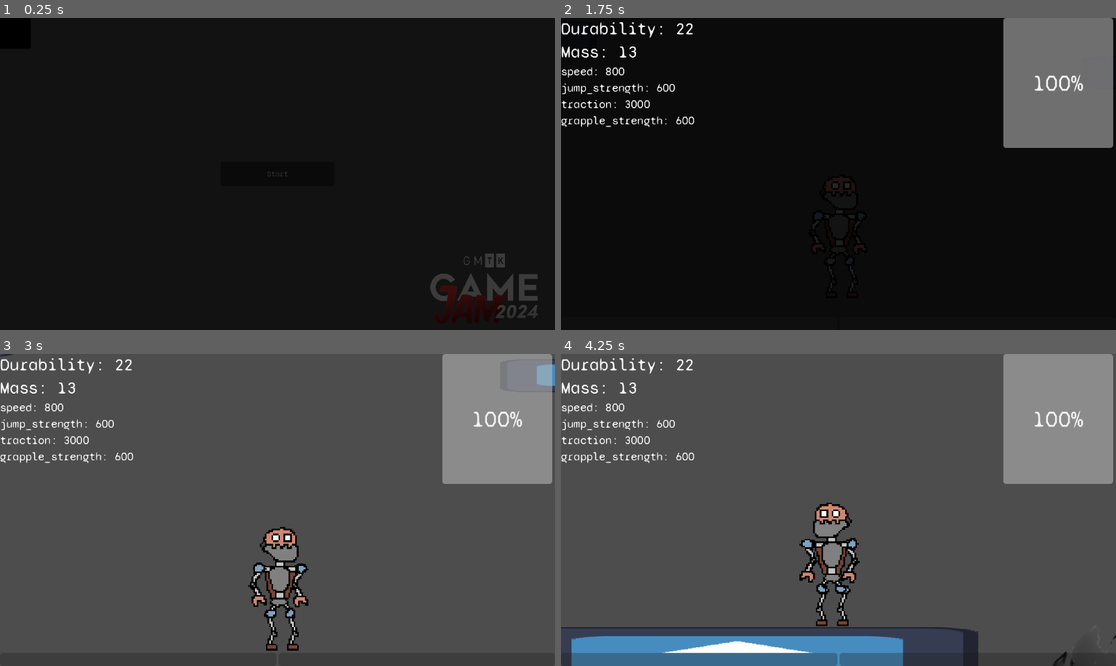
Above: before the commit, frames 1-4 (two rows, left to right).
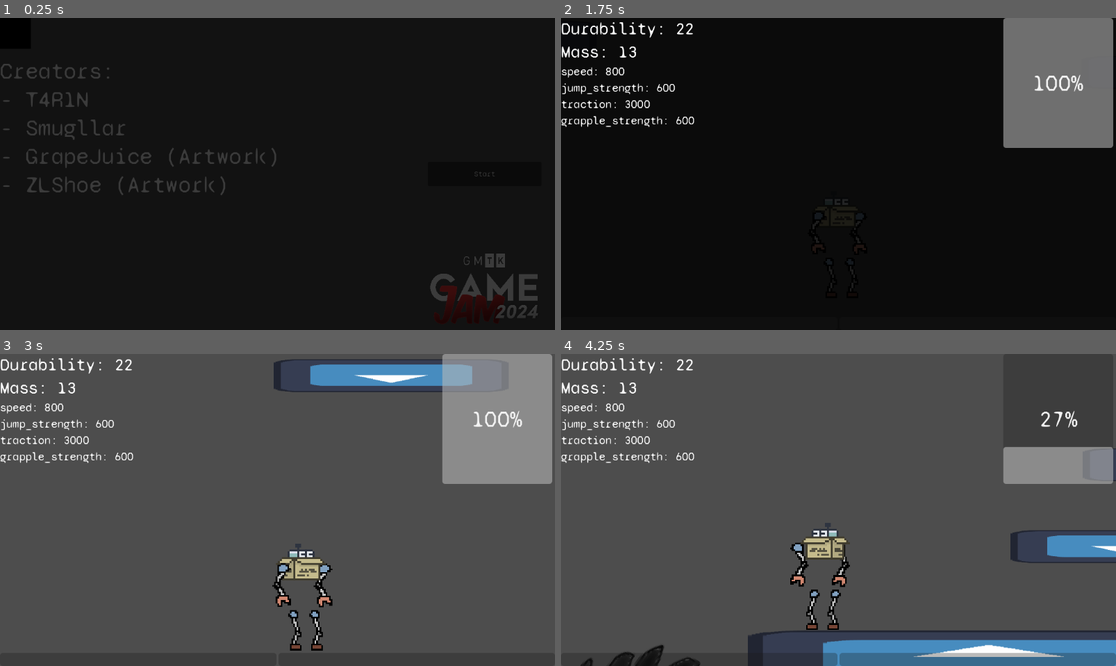
Above: after the commit, the same moments.

Repository: T4R1N/BuiltToScale
Game: Godot game, scene res://Scenes/Main.tscn
The game is run twice, just before and just after one commit, with the same random seed, the same clock (stepped at 60 frames per second) and the same inputs. The engine's default icon, where the game draws it, is replaced by a stand-in: a white triangle on a blue panel in a dark square. Video files are missing from this copy of the repository; at most half a second of black plays in their place.
Inputs:
- Up to frame 1 (0.25 s): no input
- Up to frame 2 (1.75 s): click "Start" at 0.5 s; click "Start" at 1.25 s
- Up to frame 3 (3 s): hold Space (Jump) 2.03-2.78 s; hold D (Right) from 2.03 s (still down); tap Space (Jump) at 2.85 s
- Up to frame 4 (4.25 s): tap Space (Jump) at 3.02, 3.32 s; release D (Right) at 3.53 s; hold A (Left) from 3.53 s (still down); hold Space (Jump) from 3.53 s (still down)

The runs differ from the first frame. In frame 1, 1.6% of the frame differs, in the area x 0-89%, y 14-57%; in frame 2, 0.1%; in frame 3, 5.3%; in frame 4, 18%, in the area x 0-100%, y 0-100%.

Commit message:
Prep for inventory database

Diff:
--- a/Assets/MainGUI.tres
+++ b/Assets/MainGUI.tres
@@ -7,3 +7,5 @@
 Label/font_sizes/font_size = 36
 Label/fonts/font = ExtResource("1_dwnli")
 ProgressBar/fonts/font = ExtResource("1_dwnli")
+RichTextLabel/font_sizes/normal_font_size = 48
+RichTextLabel/fonts/normal_font = ExtResource("1_dwnli")
--- /dev/null
+++ b/Inventory/InventoryDatabase.gd
@@ -0,0 +1,3 @@
+extends Node
+
+@export var inv: Array[AbstractRobotPiece]
--- /dev/null
+++ b/Inventory/InventoryDatabase.tscn
@@ -0,0 +1,6 @@
+[gd_scene load_steps=2 format=3 uid="uid://bmooe1628vo1y"]
+
+[ext_resource type="Script" path="res://Inventory/InventoryDatabase.gd" id="1_kpvxv"]
+
+[node name="InventoryDatabase" type="Node"]
+script = ExtResource("1_kpvxv")
--- /dev/null
+++ b/Inventory/Item.gd
@@ -0,0 +1,12 @@
+extends CharacterBody2D
+
+@export var item: AbstractRobotPiece # Will be set when randomly generated
+
+var gravity = 1600
+
+func _ready():
+	$Sprite2D.texture = item.texture
+
+func _physics_process(delta):
+	if !is_on_floor():
+		velocity.y += gravity * delta
--- /dev/null
+++ b/Inventory/Item.tscn
@@ -0,0 +1,11 @@
+[gd_scene load_steps=3 format=3 uid="uid://dgylcv4p02iem"]
+
+[ext_resource type="Script" path="res://Inventory/Item.gd" id="1_cf0ys"]
+[ext_resource type="Resource" uid="uid://bk58yb7yvb4bk" path="res://Robot/Augments/DoubleJumper.tres" id="2_kjqp4"]
+
+[node name="Item" type="CharacterBody2D"]
+scale = Vector2(3.5, 3.5)
+script = ExtResource("1_cf0ys")
+item = ExtResource("2_kjqp4")
+
+[node name="Sprite2D" type="Sprite2D" parent="."]
--- a/Robot/Limbs/Arms/MakeshiftArm.tres
+++ b/Robot/Limbs/Arms/MakeshiftArm.tres
@@ -1,10 +1,12 @@
-[gd_resource type="Resource" script_class="RobotArm" load_steps=2 format=3 uid="uid://b2oeymhf5384d"]
+[gd_resource type="Resource" script_class="RobotArm" load_steps=3 format=3 uid="uid://b2oeymhf5384d"]
 
 [ext_resource type="Script" path="res://Robot/Limbs/Arms/RobotArm.gd" id="1_8n7dn"]
+[ext_resource type="Texture2D" uid="uid://djxay0ro0cjaf" path="res://Robot/Limbs/Arms/MakeshiftArm.png" id="2_h56g1"]
 
 [resource]
 script = ExtResource("1_8n7dn")
 grapple_strength = 100.0
 mass = 2.0
 durability = 3.0
-sprite = NodePath("")
+texture = ExtResource("2_h56g1")
+type = ""
--- a/Robot/Limbs/Legs/MakeshiftLeg.tres
+++ b/Robot/Limbs/Legs/MakeshiftLeg.tres
@@ -1,12 +1,14 @@
-[gd_resource type="Resource" script_class="RobotLeg" load_steps=2 format=3 uid="uid://di4glhrmsc5ff"]
+[gd_resource type="Resource" script_class="RobotLeg" load_steps=3 format=3 uid="uid://di4glhrmsc5ff"]
 
 [ext_resource type="Script" path="res://Robot/Limbs/Legs/RobotLeg.gd" id="1_djs3t"]
+[ext_resource type="Texture2D" uid="uid://c8opdlu26ssbc" path="res://Robot/Limbs/Legs/MakeshiftLeg.png" id="2_pknee"]
 
 [resource]
 script = ExtResource("1_djs3t")
 speed_boost = 0.0
 accel_boost = 0.0
-type = ""
+jump_boost = 0.0
 mass = 2.0
 durability = 3.0
-sprite = NodePath("")
+texture = ExtResource("2_pknee")
+type = ""
--- a/Robot/Skeletons/MakeshiftBipedal.tres
+++ b/Robot/Skeletons/MakeshiftBipedal.tres
@@ -2,7 +2,7 @@
 
 [ext_resource type="Resource" uid="uid://b2oeymhf5384d" path="res://Robot/Limbs/Arms/MakeshiftArm.tres" id="1_5e7pv"]
 [ext_resource type="Resource" uid="uid://di4glhrmsc5ff" path="res://Robot/Limbs/Legs/MakeshiftLeg.tres" id="3_nydi8"]
-[ext_resource type="Texture2D" uid="uid://det64rt03jw4j" path="res://Assets/MakeshiftSkeleton.png" id="4_7jho2"]
+[ext_resource type="Texture2D" uid="uid://cnitut7r478vi" path="res://Assets/IMG_0105.png" id="4_w8l64"]
 [ext_resource type="Script" path="res://Robot/Skeletons/RobotSkeleton.gd" id="5_pps7t"]
 
 [resource]
@@ -13,5 +13,5 @@
 designation = "Bipedal"
 mass = 5.0
 durability = 10.0
-texture = ExtResource("4_7jho2")
+texture = ExtResource("4_w8l64")
 type = "Makeshift"
--- /dev/null
+++ b/Scenes/BuildStage.tscn
@@ -0,0 +1,3 @@
+[gd_scene format=3 uid="uid://c3y5mqbx51k1g"]
+
+[node name="BuildStage" type="Node2D"]
--- a/Scenes/Menu.tscn
+++ b/Scenes/Menu.tscn
@@ -16,16 +16,16 @@
 
 [node name="StartButton" type="Button" parent="."]
 layout_mode = 1
-anchors_preset = 8
-anchor_left = 0.5
+anchors_preset = 6
+anchor_left = 1.0
 anchor_top = 0.5
-anchor_right = 0.5
+anchor_right = 1.0
 anchor_bottom = 0.5
-offset_left = -118.0
+offset_left = -264.0
 offset_top = -25.0
-offset_right = 118.0
+offset_right = -28.0
 offset_bottom = 25.0
-grow_horizontal = 2
+grow_horizontal = 0
 grow_vertical = 2
 theme = ExtResource("2_6kxsr")
 text = "Start"
@@ -62,4 +62,20 @@
 autoplay = true
 loop = true
 
+[node name="Credits" type="RichTextLabel" parent="."]
+layout_mode = 1
+anchors_preset = 4
+anchor_top = 0.5
+anchor_bottom = 0.5
+offset_top = -243.0
+offset_right = 631.0
+offset_bottom = 195.0
+grow_vertical = 2
+theme = ExtResource("2_6kxsr")
+text = "Creators:
+- T4R1N
+- Smugllar
+- GrapeJuice (Artwork)
+- ZLShoe (Artwork)"
+
 [connection signal="pressed" from="StartButton" to="." method="_on_start_button_pressed"]
--- a/Scenes/Player.tscn
+++ b/Scenes/Player.tscn
@@ -1,7 +1,7 @@
 [gd_scene load_steps=6 format=3 uid="uid://lbttidtwr61x"]
 
 [ext_resource type="Script" path="res://Scripts/Player.gd" id="1_wyj45"]
-[ext_resource type="Texture2D" uid="uid://det64rt03jw4j" path="res://Assets/MakeshiftSkeleton.png" id="2_7urbb"]
+[ext_resource type="Texture2D" uid="uid://cnitut7r478vi" path="res://Assets/IMG_0105.png" id="2_a4f2x"]
 [ext_resource type="Texture2D" uid="uid://djxay0ro0cjaf" path="res://Robot/Limbs/Arms/MakeshiftArm.png" id="3_jx6rc"]
 [ext_resource type="Texture2D" uid="uid://c8opdlu26ssbc" path="res://Robot/Limbs/Legs/MakeshiftLeg.png" id="4_430jv"]
 
@@ -18,8 +18,8 @@
 
 [node name="SkeletonSprite" type="Sprite2D" parent="."]
 position = Vector2(2, -5)
-scale = Vector2(3.5, 3.5)
-texture = ExtResource("2_7urbb")
+scale = Vector2(0.2, 0.2)
+texture = ExtResource("2_a4f2x")
 
 [node name="Arm1" type="Sprite2D" parent="."]
 position = Vector2(-45, 21)
--- a/Scenes/Sawblade.tscn
+++ b/Scenes/Sawblade.tscn
@@ -66,6 +66,6 @@
 libraries = {
 "": SubResource("AnimationLibrary_2xdqh")
 }
-speed_scale = 2.0
+speed_scale = 3.0
 
 [connection signal="animation_finished" from="AnimationPlayer" to="." method="_on_animation_player_animation_finished"]
--- a/Scripts/Player.gd
+++ b/Scripts/Player.gd
@@ -20,7 +20,7 @@
 
 var canClimb = false
 
-var can_move_in_air = false # For use with augments
+var can_move_in_air = true # For use with augments
 var can_walk_to_climb = false # Spiderbody
 var cancel_jump = false
 
Binary file added: Assets/IMG_0105.png
Not shown, added: Assets/IMG_0105.png.import
Not shown: 1 places in Scenes/Menu.tscn that only renumber resources
